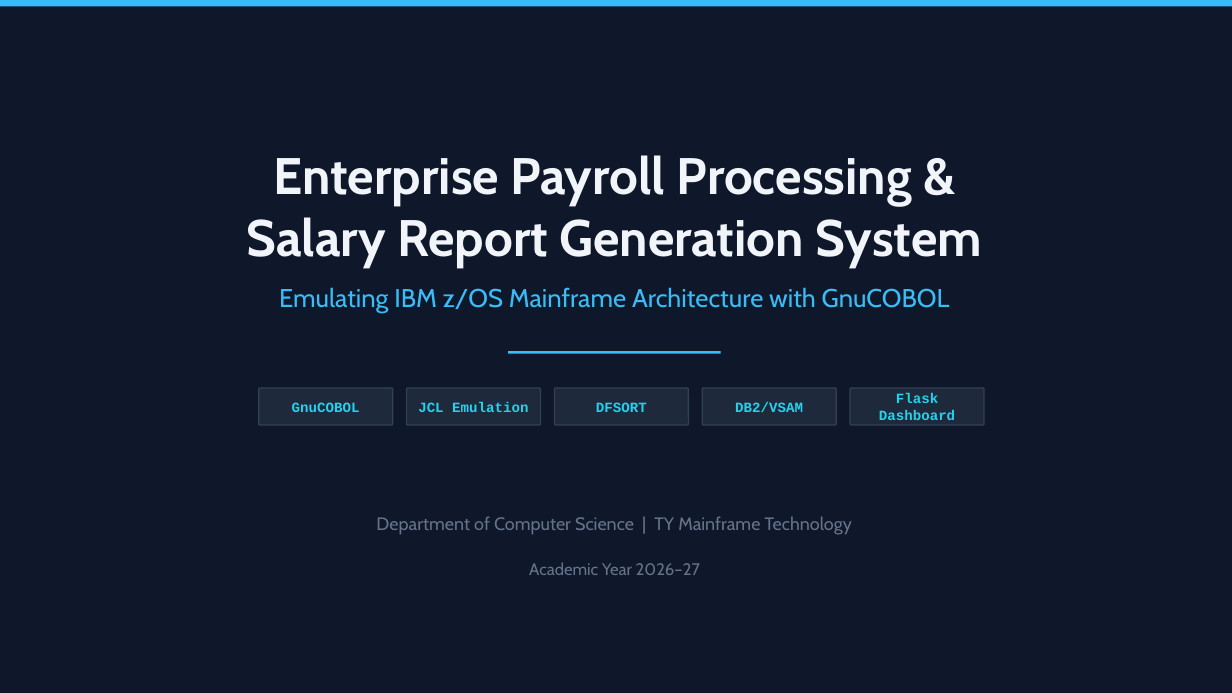
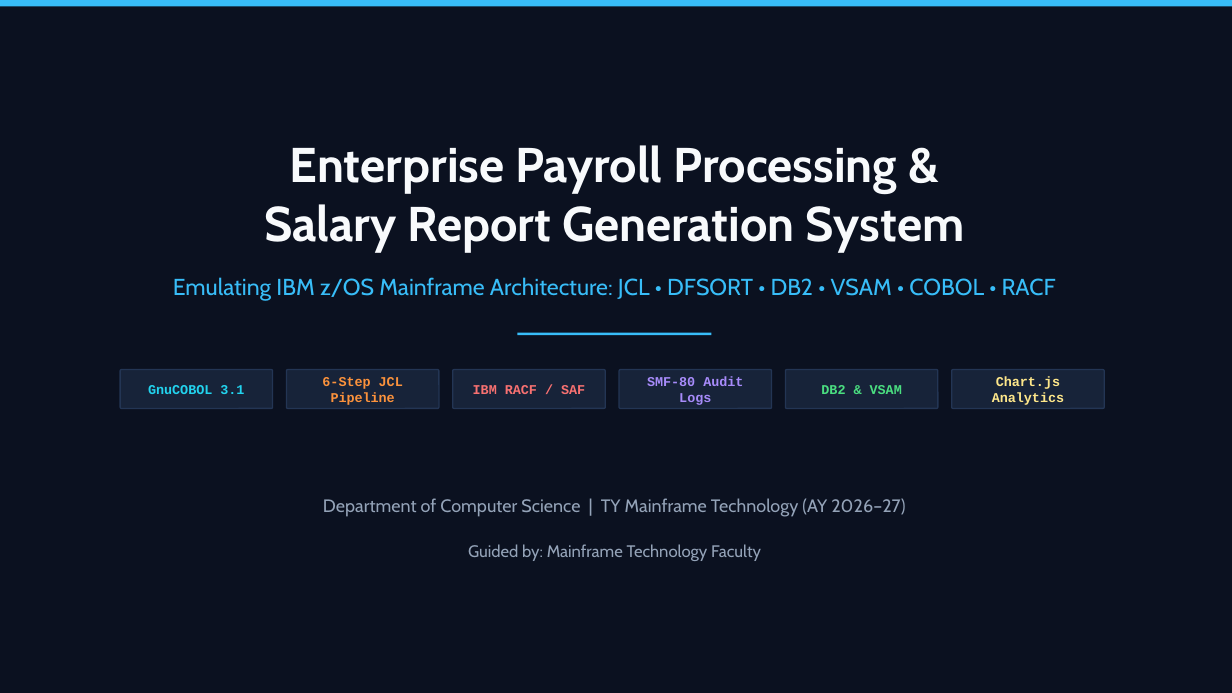
Before and after one commit to tanmay711/Enterprise-Payroll-Processing-and-Salary-Report-Generation-System, a slide deck: slide 1 of Enterprise_Payroll_System_Presentation.pptx. Drawn at 1232x693 pixels with LibreOffice and Linux fonts; fonts in the diff are those of the drawing. Boxes give left, top, right and bottom in pixels: in the first picture for what was removed or moved away, otherwise in the second. Text is boxed around its words. In the diff, an @@ line names an element or a change of style, - is before the commit and + after.

Commit message:
Update PowerPoint presentation with 12 comprehensive slides covering Data Architecture, 6-Step JCL, RACF/SAF Security & Analytics

```diff
--- a/Enterprise_Payroll_System_Presentation.pptx
+++ b/Enterprise_Payroll_System_Presentation.pptx
@@ background #0F172A to #0B1120 @@
@@ text "Enterprise Payroll Processing & Salary ...": place and size @@
-text "Enterprise Payroll Processing & Salary ..." at bbox=[246, 155, 983, 266]
+text "Enterprise Payroll Processing & Salary ..." at bbox=[264, 145, 965, 252]
@@ text "Enterprise Payroll Processing & Salary ..." at bbox=[264, 145, 965, 252]: size 40 to 38 pt, text colour #F1F5F9 to #F8FAFC @@
@@ text at bbox=[173, 277, 1056, 301]: text changed; size 20 to 18 pt @@
-Emulating IBM z/OS Mainframe Architecture with GnuCOBOL
+Emulating IBM z/OS Mainframe Architecture: JCL • DFSORT • DB2 • VSAM • COBOL • RACF
@@ rounded rectangle: place and size @@
-rounded rectangle at bbox=[508, 351, 721, 354]
+rounded rectangle at bbox=[518, 333, 712, 335]
@@ rounded rectangle "GnuCOBOL 3.1": place and size @@
-rounded rectangle "GnuCOBOL 3.1" at bbox=[259, 388, 393, 425]
+rounded rectangle "GnuCOBOL 3.1" at bbox=[120, 370, 273, 409]
@@ text in rounded rectangle at bbox=[148, 385, 244, 394]: text changed; size 11 to 10.5 pt @@
-GnuCOBOL
+GnuCOBOL 3.1
@@ rounded rectangle "6-Step JCL Pipeline": place and size @@
-rounded rectangle "6-Step JCL Pipeline" at bbox=[407, 388, 541, 425]
+rounded rectangle "6-Step JCL Pipeline" at bbox=[287, 370, 439, 409]
@@ text in rounded rectangle at bbox=[322, 377, 403, 405]: text changed; size 11 to 10.5 pt; text colour #22D3EE to #FB923C @@
-JCL Emulation
+6-Step JCL Pipeline
@@ fill #1E293B to #172339; outline #334155 1 pt to #233554 1 pt in 4 elements at bbox=[786, 370, 938, 409], bbox=[120, 370, 273, 409], bbox=[287, 370, 439, 409], bbox=[453, 370, 605, 409] @@
@@ rounded rectangle "IBM RACF / SAF": place and size @@
-rounded rectangle "IBM RACF / SAF" at bbox=[555, 388, 689, 425]
+rounded rectangle "IBM RACF / SAF" at bbox=[453, 370, 605, 409]
@@ text in rounded rectangle at bbox=[473, 385, 585, 394]: text changed; size 11 to 10.5 pt; text colour #22D3EE to #F87171 @@
-DFSORT
+IBM RACF / SAF
@@ rounded rectangle added at bbox=[619, 370, 772, 409], fill #172339, outline #233554 1 pt, 10.5 pt, text #A78BFA, bold @@
+SMF-80 Audit Logs
@@ rounded rectangle "DB2 & VSAM": place and size @@
-rounded rectangle "DB2 & VSAM" at bbox=[702, 388, 836, 425]
+rounded rectangle "DB2 & VSAM" at bbox=[786, 370, 938, 409]
@@ text in rounded rectangle at bbox=[821, 385, 902, 394]: text changed; size 11 to 10.5 pt; text colour #22D3EE to #4ADE80 @@
-DB2/VSAM
+DB2 & VSAM
@@ rounded rectangle removed at bbox=[850, 388, 984, 425] @@
-Flask Dashboard
@@ rounded rectangle added at bbox=[952, 370, 1104, 409], fill #172339, outline #233554 1 pt, 10.5 pt, text #FDE68A, bold @@
+Chart.js Analytics
@@ text at bbox=[323, 498, 905, 517]: text changed; text colour #64748B to #94A3B8 @@
-Department of Computer Science | TY Mainframe Technology
+Department of Computer Science | TY Mainframe Technology (AY 2026–27)
@@ text added at bbox=[468, 544, 761, 561], 13 pt, text #94A3B8 @@
+Guided by: Mainframe Technology Faculty
@@ text removed at bbox=[529, 562, 700, 575] @@
-Academic Year 2026–27
```
Also in this commit, not shown: 2 other slides changed, 9 slides added, 5 slides removed.
